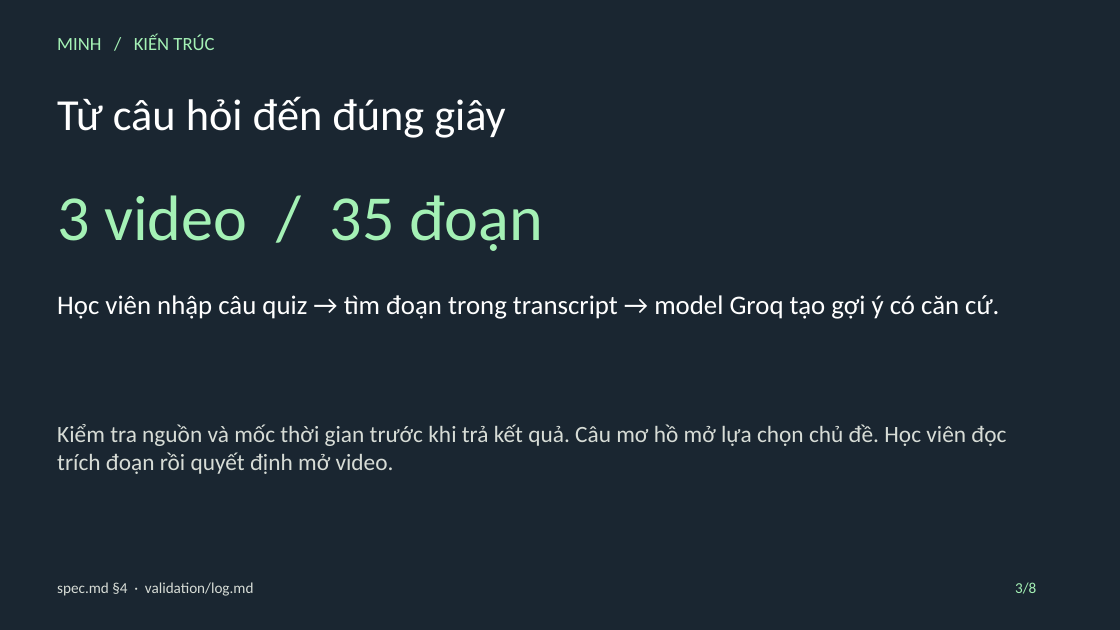
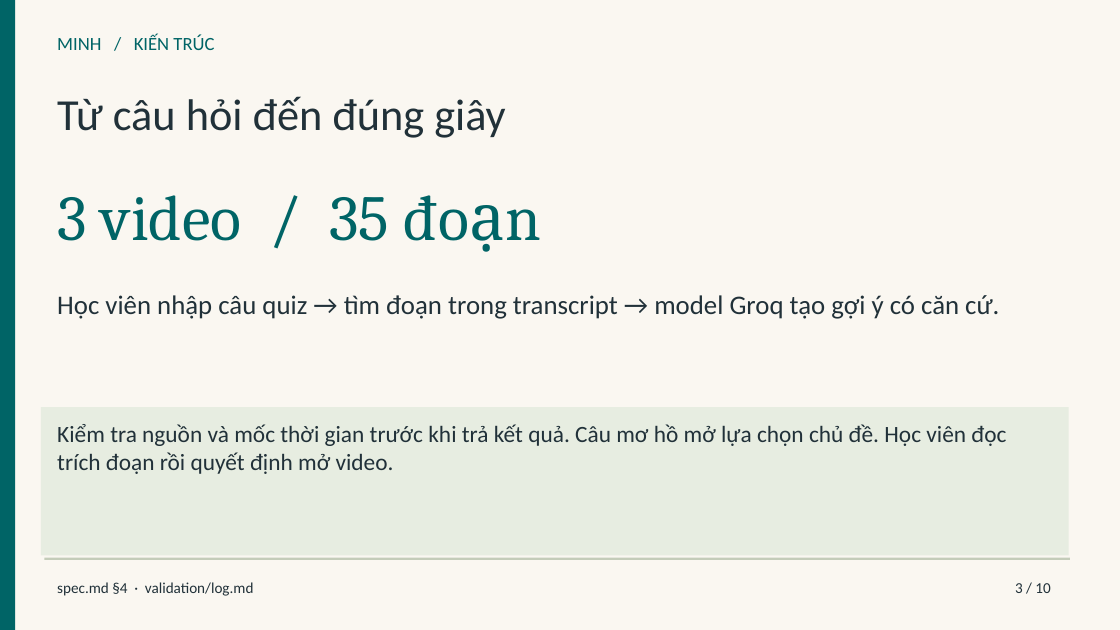
Before and after one commit to Quoosc/K5-Day15-L3B-Day-dut-noi-dau, a slide deck: slide 3 of slides/demo-slides.pptx. Drawn at 1120x630 pixels with LibreOffice and Linux fonts; fonts in the diff are those of the drawing. Boxes give left, top, right and bottom in pixels: in the first picture for what was removed or moved away, otherwise in the second. Text is boxed around its words. In the diff, an @@ line names an element or a change of style, - is before the commit and + after.

```diff
--- a/slides/demo-slides.pptx
+++ b/slides/demo-slides.pptx
@@ background #1A2631 to #FAF7F1 @@
@@ rectangle added at <box>0,0,15,630</box>, fill #006466 @@
@@ text "MINH / KIẾN TRÚC" at <box>57,35,214,50</box>: text colour #A4F1B5 to #006466 @@
@@ text "Từ câu hỏi đến đúng ..." at <box>57,96,505,138</box>: text colour #FFFFFF to #213139 @@
@@ text "3 video / 35 đoạn" at <box>57,195,389,241</box>: font Calibri to Cambria, text colour #A4F1B5 to #006466 @@
@@ text "Học viên nhập câu quiz ..." at <box>57,295,999,319</box>: text colour #FFFFFF to #213139 @@
@@ rectangle added at <box>41,408,1070,555</box>, fill #E7EDE1 @@
@@ text "Kiểm tra nguồn và mốc ..." at <box>57,424,1006,474</box>: text colour #D7DCD6 to #213139 @@
@@ rectangle added at <box>45,558,1070,560</box>, fill #C4CCB9 @@
@@ text "spec.md §4 · validation/log.md" at <box>57,582,254,596</box>: text colour #D7DCD6 to #213139 @@
@@ text at <box>1015,583,1050,593</box>: text changed; text colour #A4F1B5 to #213139 @@
-3/8
+3 / 10
```
Also in this commit, not shown: 7 other slides changed, 2 slides added, 1 other file.
